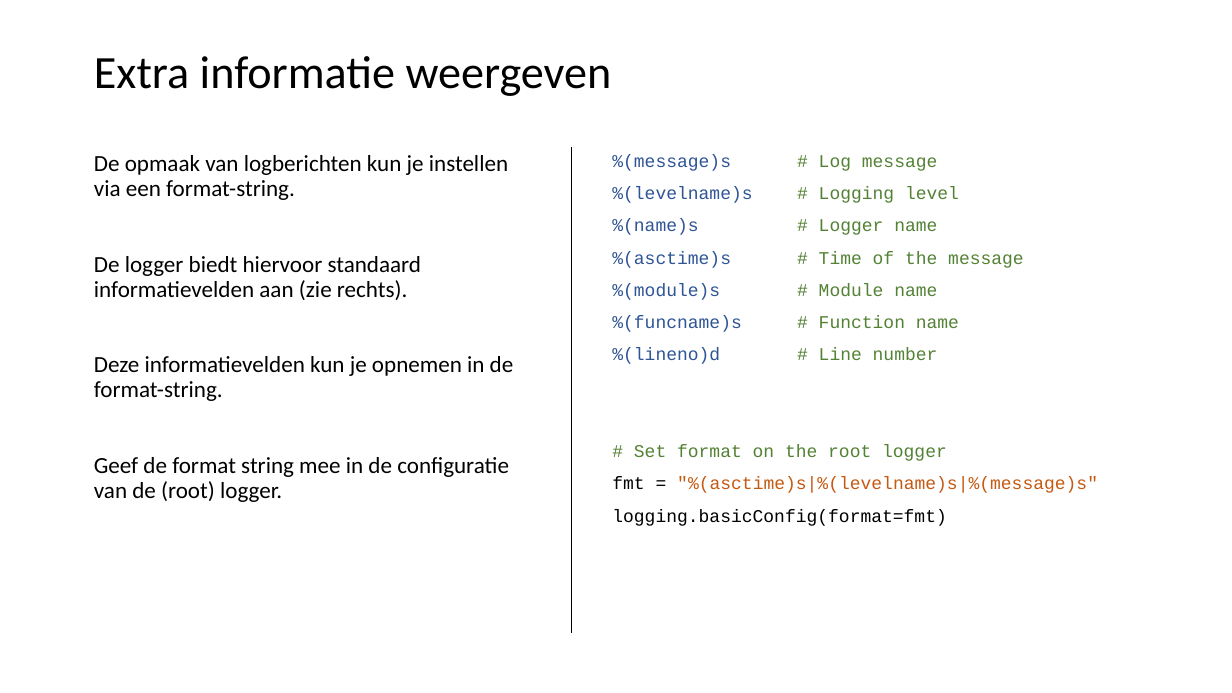
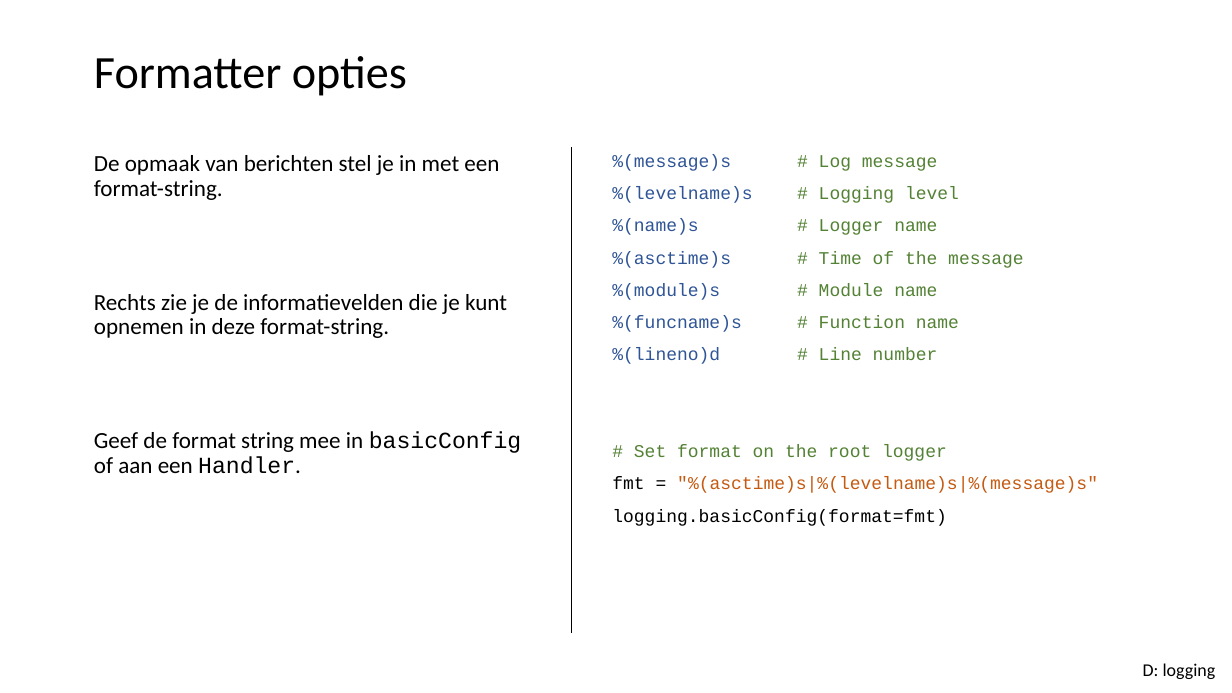
Before and after one commit to LFKoning/knowledge-sharing, a slide deck: slide 45 of python_course_4p/3_production_code/3_production_code.pptx. Drawn at 1232x693 pixels with LibreOffice and Linux fonts; fonts in the diff are those of the drawing. Boxes give left, top, right and bottom in pixels: in the first picture for what was removed or moved away, otherwise in the second. Text is boxed around its words. In the diff, an @@ line names an element or a change of style, - is before the commit and + after.

```diff
--- a/python_course_4p/3_production_code/3_production_code.pptx
+++ b/python_course_4p/3_production_code/3_production_code.pptx
@@ title at (94, 56, 407, 96): text changed @@
-Extra informatie weergeven
+Formatter opties
@@ text at (94, 155, 521, 474): text changed @@
-De opmaak van logberichten kun je instellen via een format-string.
-De logger biedt hiervoor standaard informatievelden aan (zie rechts).
-Deze informatievelden kun je opnemen in de format-string.
-Geef de format string mee in de configuratie van de (root) logger.
+De opmaak van berichten stel je in met een format-string.
+Rechts zie je de informatievelden die je kunt opnemen in deze format-string.
+Geef de format string mee in basicConfig of aan een Handler.
@@ text added at (1143, 663, 1216, 679), 14 pt, text #000000 @@
+D: logging
```
Also in this commit, not shown: 35 other slides changed, 3 slides added, 3 slides removed, 26 other files.
